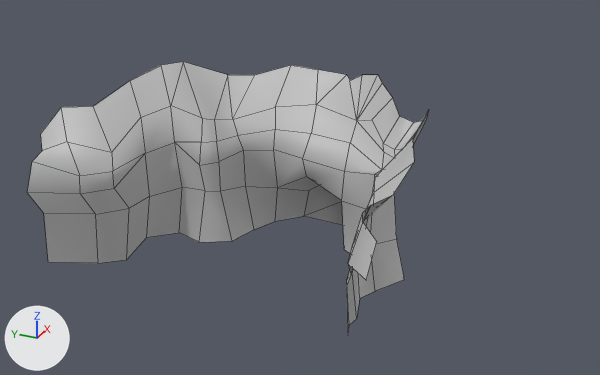
What one commit did to the FBX model Assets/Graphical Assets/Meshes/Walls & Terrain/terrain_wall3.fbx.
The view is the same before and after, from a camera (50 mm lens) standing at (-1.506, 2.263, 1.164) and looking at (0.011, 2.945, 0.406). The lights are fixed; the arrows at lower left show +X, +Y and +Z. Mesh edges are drawn as thin lines. Where no turn or scale is listed for an object, it has been applied to the vertices.

Names of what the first picture shows: 'terrain_wall_3:Mesh'.
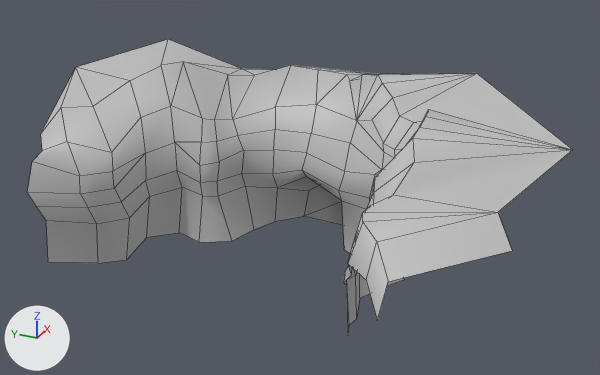
Patch to the scene script:
```diff
--- a/Assets/Graphical Assets/Meshes/Walls & Terrain/terrain_wall3.fbx.py
+++ b/Assets/Graphical Assets/Meshes/Walls & Terrain/terrain_wall3.fbx.py
@@ me_mesh @@
 # used by ob_terrain_wall_3_mesh; location = (0.0, 0.0, 0.0)
-me_mesh.from_pydata(...)  # 135 vertices, 112 faces; spans x -0.31..0.237, y 2.655..3.508, z 0.205..0.635
+me_mesh.from_pydata(...)  # 164 vertices, 159 faces; spans x -0.355..0.355, y 2.395..3.59, z 0.205..0.646
+# me_mesh part 1
+# 18 faces are deleted
+# 8 vertices move from x -0.218..0.086, y 2.742..3.47, z 0.339..0.441 to x -0.218..0.089, y 2.735..3.466, z 0.318..0.455
+# 29 vertices are added at x -0.355..0.355, y 2.395..3.59, z 0.364..0.646
+# 65 new faces join them
 me_mesh.materials.append(mat_lambert1)
```

Location of each change, (x1, y1, x2, y2) in pixels of the pictures (600 x 375 px):
'terrain_wall_3:Mesh', reshaped (36% wider, 8% taller): before (27, 62, 428, 332); after (27, 39, 573, 332)
part 1 of me_mesh, built on: before (28, 129, 397, 325); after (28, 39, 573, 325)
